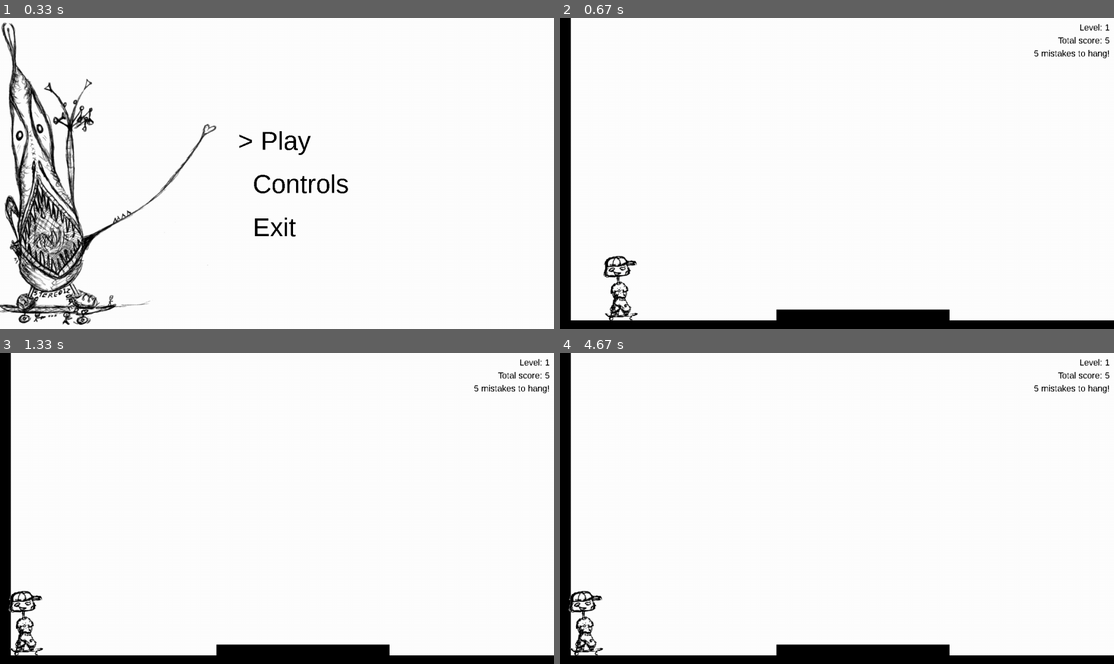
Above: before the commit, frames 1-4 (two rows, left to right).
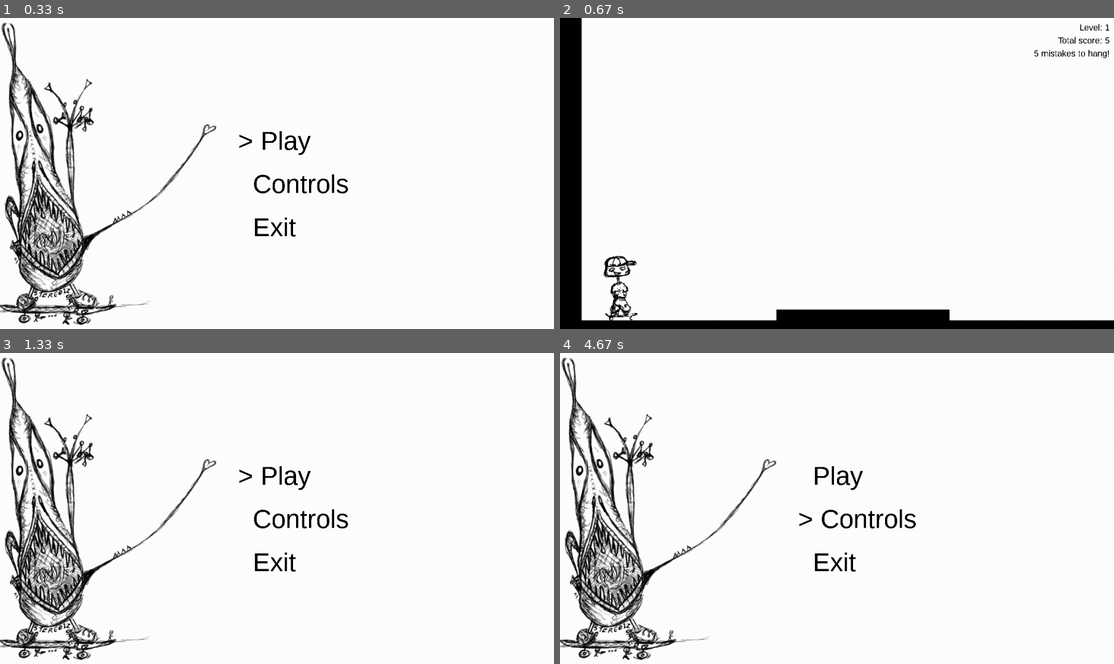
Above: after the commit, the same moments.

Repository: spookydoodle/bounce_pygame
Game: pygame game, started from main.py
The game is run twice, just before and just after one commit, with the same random seed, the same clock (stepped at 60 frames per second) and the same inputs.
Inputs:
- Up to frame 1 (0.33 s): no input
- Up to frame 2 (0.67 s): tap Enter at 0.33 s
- Up to frame 3 (1.33 s): hold A 0.67-1.13 s; hold Up 0.67-1.13 s; tap Y at 1.17 s
- Up to frame 4 (4.67 s): tap Keypad Enter at 1.5 s; tap Space at 1.83 s; hold Right 2.67-3.13 s; hold Left 3.17-3.7 s; hold Left 3.73-4.13 s; tap Y at 4.17 s; tap S at 4.5 s

Frame 1 is identical in both runs. In frame 2, 2.1% of the frame differs, in the area x 1-4%, y 0-98%; in frame 3, 14%; in frame 4, 14%, in the area x 0-100%, y 0-100%.

Commit message:
edges collision still messed up

Diff:
--- a/main.py
+++ b/main.py
@@ -37,7 +37,8 @@
 
     game_state.display_frame(screen, background_image)
 
-    clock.tick(60)
+    # Limit to N frames per second
+    clock.tick(90)
 
 
 pygame.quit()
--- a/skater/game.py
+++ b/skater/game.py
@@ -168,7 +168,7 @@
         self.all_sprites = []
         self.all_sprites_group = pygame.sprite.Group()
 
-        self.player = Player(speed = 8)
+        self.player = Player(speed = 4)
         self.player.rect.x = 100
         self.player.rect.bottom = 500
         self.all_sprites_group.add(self.player)
@@ -182,6 +182,8 @@
         self.game_over = False
         self.won_level = False
         self.new_level = True
+
+        self.CameraX = 0
 
 
     def process_events(self):
@@ -208,10 +210,20 @@
                 ##    self.t_shuffle += 1
                 ##    self.create_obstacles()
 
+                if self.player.rect.x > screen.get_rect().midtop[0]:
+                    self.CameraX += 0
+
+                elif self.player.rect.x < (screen.get_rect().x + 0.2 * screen.get_rect().width):
+                    self.CameraX -= 0
+
+                else:
+                    self.CameraX = 0
+
                 self.check_collisions()
-                self.player.move(screen, event)
+                self.player.move(screen, event, self.CameraX)
                 self.player.fall()
                 self.player.jump()
+                self.change_obstacles_pos_cam()
                 self.check_game_result()
 
             # You won level screen - press any key to move to next level
@@ -228,11 +240,13 @@
         self.all_sprites_group = pygame.sprite.Group()
         self.all_sprites = []
 
-        ground = Obstacle(image = pygame.Surface([2000, 50]), x = -50, y = 700)
+        ground = Obstacle(image = pygame.Surface([2000, 50]), x = 0, y = 700)
 
         obstacle2 = Obstacle(image = pygame.Surface([400, 25]), x = 500, y = 675)
 
-        obstacle3 = Obstacle(image = pygame.Surface([50, 700]), x = -25, y = 0)
+        obstacle3 = Obstacle(image = pygame.Surface([50, 700]), x = 0, y = 0)
+
+        obstacle4 = Obstacle(image = pygame.Surface([50, 700]), x = 1950, y = 0)
 
         self.all_sprites.append(ground)
         self.all_sprites_group.add(ground)
@@ -240,8 +254,12 @@
         self.all_sprites_group.add(obstacle2)
         self.all_sprites.append(obstacle3)
         self.all_sprites_group.add(obstacle3)
-
-
+        self.all_sprites.append(obstacle4)
+        self.all_sprites_group.add(obstacle4)
+
+
+    def change_obstacles_pos_cam(self):
+        for sprite in self.all_sprites: sprite.rect.x -= self.CameraX
 
     def check_collisions(self):
         var1 = (self.player.is_colliding_r, self.player.is_colliding_l, self.player.is_colliding_b, self.player.rect.bottom)
@@ -261,13 +279,15 @@
             #self.check_collision_t(obstacle)
             self.check_collision_b(obstacle)
 
+        print(self.player.is_colliding_r, self.player.is_colliding_l, self.player.is_colliding_b)
 
     # check collision player_right - obstacle_left
     def check_collision_r(self, obstacle):
 
         if pygame.sprite.collide_rect(self.player, obstacle) \
             and self.player.rect.left <= obstacle.rect.left \
-            and self.player.rect.right >= obstacle.rect.left:
+            and self.player.rect.right >= obstacle.rect.left \
+            and self.player.rect.bottom > obstacle.rect.top:
 
             self.player.stop_movement_x()
             self.player.is_colliding_r = True
@@ -278,7 +298,8 @@
 
         if pygame.sprite.collide_rect(self.player, obstacle) \
             and self.player.rect.left <= obstacle.rect.right \
-            and self.player.rect.right >= obstacle.rect.right:
+            and self.player.rect.right >= obstacle.rect.right \
+            and self.player.rect.bottom > obstacle.rect.top:
 
             self.player.stop_movement_x()
             self.player.is_colliding_l = True
@@ -287,26 +308,26 @@
     # check collision player_bottom - obstacle_top - not working yet
     def check_collision_b(self, obstacle):
 
-        # this condition is added to avoid changing y position when player collides with a corner of an obstacle (e.g., top left point)
-        if not self.player.is_colliding_r and not self.player.is_colliding_l:
-
-            # additional conditions are given to handle situations where collision appears on the corners of an obstacle
-            if pygame.sprite.collide_rect(self.player, obstacle) \
-                and self.player.rect.bottom >= obstacle.rect.top \
-                and self.player.rect.top <= obstacle.rect.top \
+        ## this condition is added to avoid changing y position when player collides with a corner of an obstacle (e.g., top left point)
+        #if not self.player.is_colliding_r and not self.player.is_colliding_l:
+
+        # additional conditions are given to handle situations where collision appears on the corners of an obstacle
+        if pygame.sprite.collide_rect(self.player, obstacle) \
+            and self.player.rect.bottom >= obstacle.rect.top \
+            and self.player.rect.top <= obstacle.rect.top \
+            \
+            and self.player.rect.right > obstacle.rect.left \
+            and self.player.rect.left > (obstacle.rect.left - self.player.rect.width) \
                 \
-                and self.player.rect.right > obstacle.rect.left \
-                and self.player.rect.left > (obstacle.rect.left - self.player.rect.width) \
-                \
-                and self.player.rect.right < (obstacle.rect.right + self.player.rect.width) \
-                and self.player.rect.left < obstacle.rect.right:
-
-                self.player.stop_movement_y(obstacle.rect.top)
-                self.player.is_colliding_b = True
+            and self.player.rect.right < (obstacle.rect.right + self.player.rect.width) \
+            and self.player.rect.left < obstacle.rect.right:
+
+            self.player.stop_movement_y(obstacle.rect.top)
+            self.player.is_colliding_b = True
 
 
     def check_game_result(self):
-        if self.score.current_score == 0:
+        if self.player.is_crash:
             self.game_over = True
 
 
@@ -332,7 +353,7 @@
         font = pygame.font.SysFont('Arial', 40)
 
         # clean game area
-        screen.fill(WHITE, (0, 0, screen.get_size()[0], screen.get_size()[1]))
+        screen.fill(WHITE, (0 - self.CameraX, 0, screen.get_size()[0], screen.get_size()[1]))
 
         if not self.game_over:
 
@@ -345,13 +366,15 @@
                 # self.level - 1 because drawing takes place in main after score was increased
                 won_level_text = ["Level " + str(self.level) + " beated!", "Press Y key to continue"]
                 for i, text in enumerate(won_level_text):
-                    draw_text(screen, text, font, BLACK, "L", 500, 300 + i * 50)
+                    draw_text(screen, text, font, BLACK, "L", 500 - self.CameraX, 300 + i * 50)
 
         # Game over screen
         else:
             game_over_text = ["You lost!", "Total score: {}".format(self.score.total_score),  "Do you want to continue? Y/N"]
             for i, text in enumerate(game_over_text):
-                draw_text(screen, text, font, BLACK, "L", 500, 300 + i * 50)
+                draw_text(screen, text, font, BLACK, "L", 500 - self.CameraX, 300 + i * 50)
+
+            self.draw_main_game(screen, BLACK)
 
         pygame.display.update()
 
@@ -368,7 +391,7 @@
         self.draw_game_results(screen, self.score, color)
 
         # update player image in new position
-        screen.blit(self.player.image, (self.player.rect.x, self.player.rect.y))
+        screen.blit(self.player.image, (self.player.rect.x - self.CameraX, self.player.rect.y))
 
 
     ##def draw_keyword(self, screen, kw_list, color):
--- a/skater/images.py
+++ b/skater/images.py
@@ -3,3 +3,5 @@
 BACKGROUND = prefix + "background_image.png"
 PLAYER_MAIN = prefix + "player.png"
 PLAYER_MANUAL = prefix + "/player_manual.png"
+PLAYER_NOSE_MANUAL = prefix + "/player_nose_manual.png"
+PLAYER_CRASH = prefix + "/player_crash.png"
--- a/skater/player.py
+++ b/skater/player.py
@@ -12,7 +12,7 @@
     ZERO = 0.000001
 
     # gravity parameter used for relating jumping velocity to main velocity G * v
-    G = 0.8
+    G = 0.9
 
     # elasticity parameter used to decrease velocity when hitting the ground
     ELASTICITY = 0.8
@@ -32,16 +32,17 @@
 
         # acceleration, velocity, mass - used for acceleration and deceleration.
         # separate velocities for movement on x axis (right/left) and y axis (jump)
-        self.a = 2
-        self.v = self.v0 = 8
+        self.a = 3
+        self.v = self.v0 = speed * 1.8
         self.v_jump = self.G * self.v0
-        self.m = 6
+        self.m = 4
         self.is_jumping = False
         self.is_falling = False
         self.is_decelerating = False
 
         # flags used to perform tricks
         self.is_manual = False
+        self.is_crash = False
 
         # these parameters are used to stop the player after hitting  obstacle on horizontal axis (x)
         self.is_colliding_r = False
@@ -60,7 +61,7 @@
         self.image = pygame.image.load(path).convert_alpha()
 
     # handle user input
-    def move(self, screen, event):
+    def move(self, screen, event, CameraX):
 
         # set moving_direction_x parameter based on user input, except for when skater is in the air (is_jumping parameter)
         keystate = pygame.key.get_pressed()
@@ -94,31 +95,32 @@
 
 
         # call movement functions after handling user input
-        self.call_movement_functions()
+        self.call_movement_functions(CameraX)
 
 
-    def call_movement_functions(self):
-        self.accelerate()
-        self.decelerate()
+    def call_movement_functions(self, CameraX):
+        self.accelerate(CameraX)
+        self.decelerate(CameraX)
+        self.check_crash()
         self.handle_images()
 
 
-    def accelerate(self):
+    def accelerate(self, CameraX):
         if (not self.is_colliding_r and self.moving_direction_x > 0) \
         or (not self.is_colliding_l and self.moving_direction_x < 0):
-            self.rect.x += self.speed * self.moving_direction_x
+            self.rect.x += self.speed * self.moving_direction_x - CameraX
             #self.rect.x += self.v * self.v / self.a * self.moving_direction_x
 
             #if self.v < 10:
             #    self.v *= 1.2
 
 
-    def decelerate(self):
+    def decelerate(self, CameraX):
 
         if not self.is_colliding_r and not self.is_colliding_l:
 
             if self.v > self.ZERO and self.is_decelerating:
-                self.rect.x += self.v * self.v / self.a * self.moving_direction_x
+                self.rect.x += self.v * self.v / self.a * self.moving_direction_x - CameraX
 
                 # decrease velocity using drag parameter but only if on the ground
                 if not self.is_jumping:
@@ -138,7 +140,7 @@
             self.rect.y -= F
 
             # Change velocity
-            self.v_jump -= 1
+            self.v_jump -= 0.5
 
 
             ## this code was supposed to make jumps smoother
@@ -156,7 +158,7 @@
             #if self.rect.bottom >= 700:
             #    self.stop_movement_y(700)
 
-
+    # fall means move on y axis due to gravity until player lands on an obstacle
     def fall(self):
         if not self.is_colliding_b:
             self.rect.y += self.m * self.G
@@ -176,6 +178,19 @@
         self.is_falling = False
 
 
+    def check_crash(self):
+        if self.moving_direction_x != 0 and(self.is_colliding_l or self.is_colliding_r):
+            self.is_crash = True
+
+
     def handle_images(self):
-        if self.is_manual: self.image = pygame.image.load(images.PLAYER_MANUAL).convert_alpha()
-        else: self.image = pygame.image.load(images.PLAYER_MAIN).convert_alpha()
+
+        if self.is_jumping or self.is_manual:
+           if self.moving_direction_x >= 0: img = images.PLAYER_MANUAL
+           if self.moving_direction_x < 0: img = images.PLAYER_NOSE_MANUAL
+
+        elif self.is_crash: img = images.PLAYER_CRASH
+
+        else: self.image = img = images.PLAYER_MAIN
+
+        self.image = pygame.image.load(img).convert_alpha()
Binary file added: skater/graphics/player_crash.png
Binary file added: skater/graphics/player_nose_manual.png
